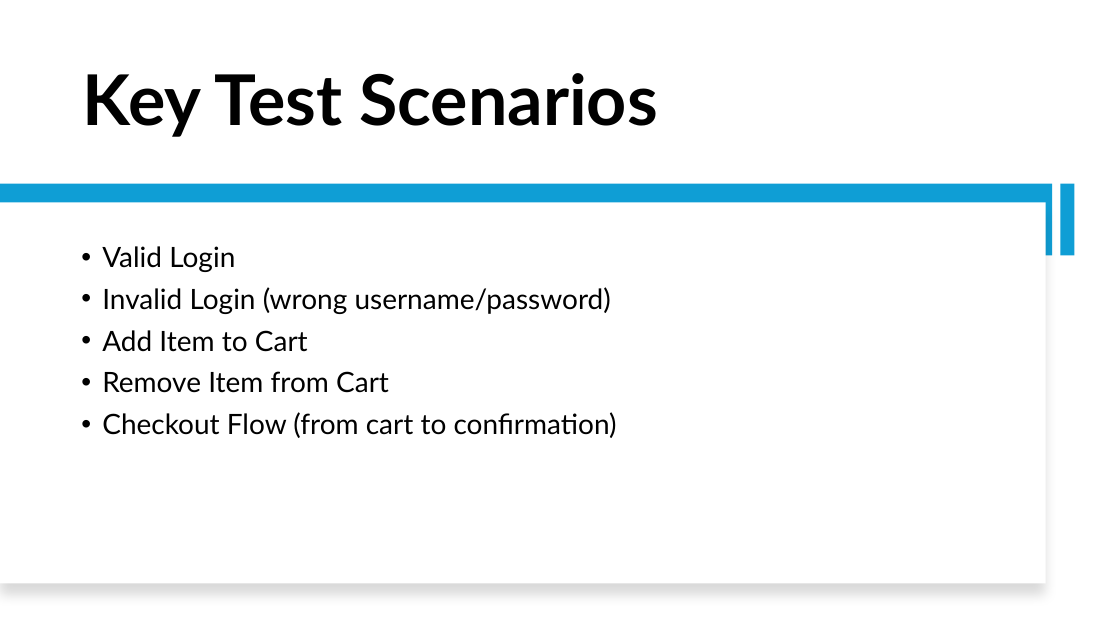
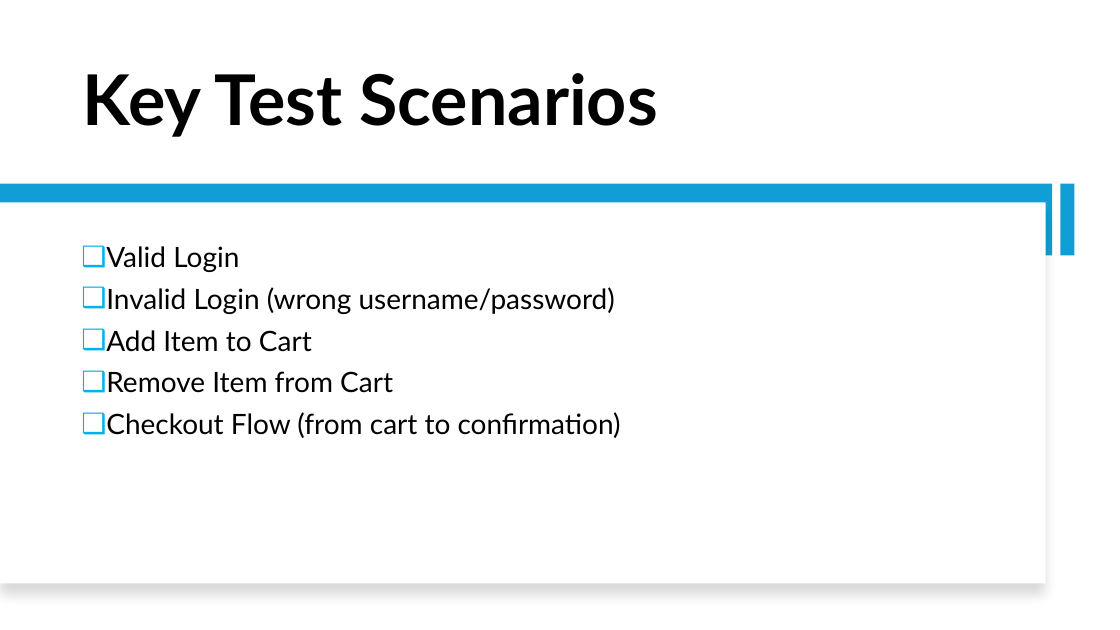
Before and after one commit to kirankumar792001/SauceDemo_CapstoneProject, a slide deck: slide 4 of PPT.pptx. Drawn at 1120x630 pixels with LibreOffice and Linux fonts; fonts in the diff are those of the drawing. Boxes give left, top, right and bottom in pixels: in the first picture for what was removed or moved away, otherwise in the second. Text is boxed around its words. In the diff, an @@ line names an element or a change of style, - is before the commit and + after.

```diff
--- a/PPT.pptx
+++ b/PPT.pptx
@@ text "Valid Login" at <box>106,246,621,438</box>: bullet • to ❑ @@
```
Also in this commit, not shown: 3 other slides changed, 1 slide added.
